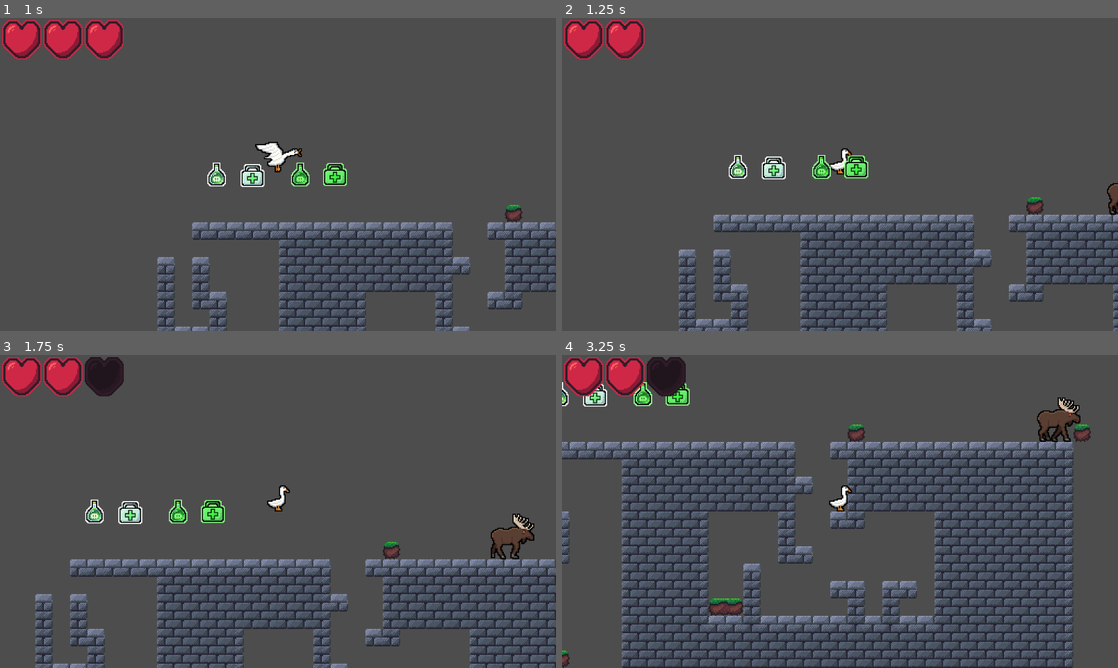
Above: before the commit, frames 1-4 (two rows, left to right).
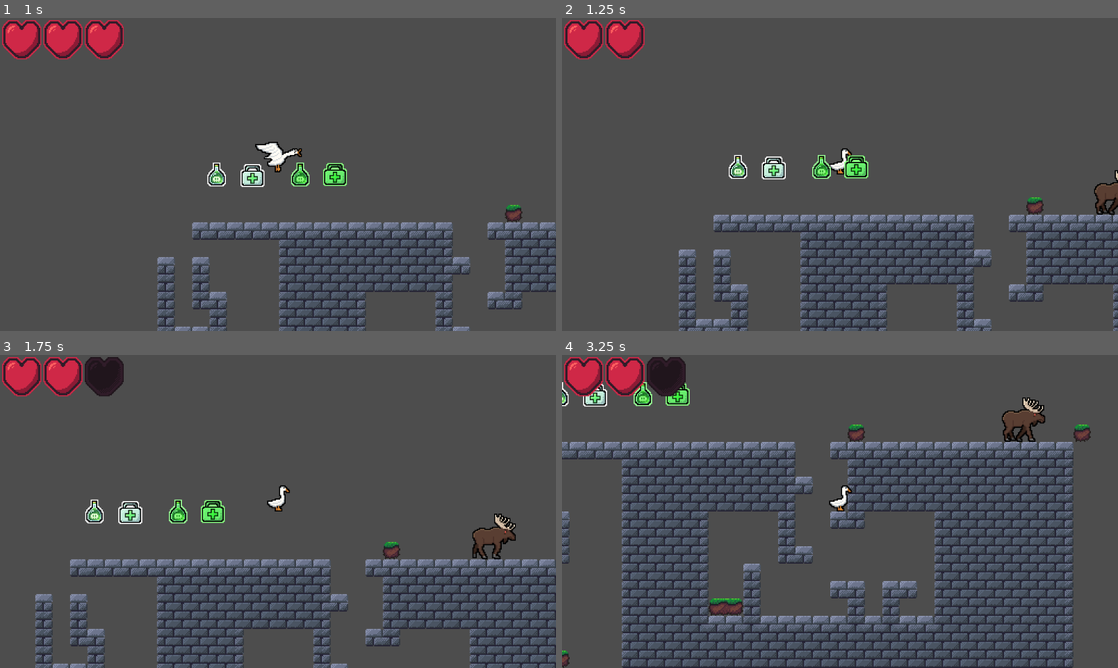
Above: after the commit, the same moments.

Repository: MrAwesomeOwl/geese-vs-meese
Game: Godot game, scene res://main.tscn
The game is run twice, just before and just after one commit, with the same random seed, the same clock (stepped at 60 frames per second) and the same inputs.
Inputs (mouse positions are in pixels of both pictures, inside the frame that each line leads up to):
- Up to frame 1 (1 s): move the mouse to (400, 158) at 0.52 s; hold D (right) from 0.53 s (still down); click (400, 158) at 0.6 s; tap Space (jump) at 0.77 s
- Up to frame 2 (1.25 s): keep holding D (right)
- Up to frame 3 (1.75 s): keep holding D (right); move the mouse to (166, 527) at 1.27 s; click (166, 527) at 1.35 s; tap Space (jump) at 1.52 s
- Up to frame 4 (3.25 s): move the mouse to (895, 442) at 2.02 s; release D (right) at 2.03 s; hold A (left) 2.03-2.78 s; click (895, 442) at 2.1 s; move the mouse to (812, 574) at 2.77 s; hold D (right) from 2.78 s (still down); click (812, 574) at 2.85 s; tap Space (jump) at 3.02 s

Frame 1 is identical in both runs. In frame 2, 0.3% of the frame differs, in the area x 95-100%, y 48-63%; in frame 3, 0.9%; in frame 4, 1.3%, in the area x 79-94%, y 13-28%.

Commit message:
moose now damages player

Diff:
--- a/main.tscn
+++ b/main.tscn
@@ -7,9 +7,8 @@
 [ext_resource type="Script" path="res://scripts/nodes/healthStat.gd" id="3_64mmg"]
 [ext_resource type="Texture2D" uid="uid://bsrb4h20iifeo" path="res://textures/goose/animation_run.png" id="4_a8lam"]
 [ext_resource type="Texture2D" uid="uid://cuq3fyft80hyx" path="res://textures/goose/animation_attack.png" id="5_7e46l"]
-[ext_resource type="Texture2D" uid="uid://cncl36gid72xc" path="res://textures/moose/animation_walk.png" id="5_h6osa"]
 [ext_resource type="PackedScene" uid="uid://burtnq8qlhew0" path="res://scenes/gui.tscn" id="7_iq480"]
-[ext_resource type="Script" path="res://scripts/moose.gd" id="7_j0u7m"]
+[ext_resource type="PackedScene" uid="uid://nktlunqpq8sl" path="res://objects/moose.tscn" id="8_ibx4r"]
 [ext_resource type="Texture2D" uid="uid://cibth5qsv046q" path="res://textures/powerups/poison.png" id="9_imowt"]
 [ext_resource type="Texture2D" uid="uid://buun8bqysp1ga" path="res://textures/powerups/health.png" id="10_kwwqd"]
 [ext_resource type="Script" path="res://scripts/dingus.gd" id="10_qwwkp"]
@@ -426,87 +425,6 @@
 transitions = ["Start", "movement", SubResource("AnimationNodeStateMachineTransition_r2vsr"), "movement", "attack", SubResource("AnimationNodeStateMachineTransition_kp71p"), "attack", "movement", SubResource("AnimationNodeStateMachineTransition_1o0vd")]
 graph_offset = Vector2(-366, -98)
 
-[sub_resource type="AtlasTexture" id="AtlasTexture_p6pyp"]
-atlas = ExtResource("5_h6osa")
-region = Rect2(0, 0, 41, 44)
-
-[sub_resource type="AtlasTexture" id="AtlasTexture_6yua2"]
-atlas = ExtResource("5_h6osa")
-region = Rect2(42, 0, 41, 44)
-
-[sub_resource type="AtlasTexture" id="AtlasTexture_brtik"]
-atlas = ExtResource("5_h6osa")
-region = Rect2(84, 0, 41, 44)
-
-[sub_resource type="AtlasTexture" id="AtlasTexture_sphtr"]
-atlas = ExtResource("5_h6osa")
-region = Rect2(126, 0, 41, 44)
-
-[sub_resource type="AtlasTexture" id="AtlasTexture_715sh"]
-atlas = ExtResource("5_h6osa")
-region = Rect2(168, 0, 41, 44)
-
-[sub_resource type="AtlasTexture" id="AtlasTexture_ih28d"]
-atlas = ExtResource("5_h6osa")
-region = Rect2(210, 0, 41, 44)
-
-[sub_resource type="AtlasTexture" id="AtlasTexture_7i614"]
-atlas = ExtResource("5_h6osa")
-region = Rect2(252, 0, 41, 44)
-
-[sub_resource type="AtlasTexture" id="AtlasTexture_0bjog"]
-atlas = ExtResource("5_h6osa")
-region = Rect2(294, 0, 41, 44)
-
-[sub_resource type="AtlasTexture" id="AtlasTexture_8n765"]
-atlas = ExtResource("5_h6osa")
-region = Rect2(336, 0, 41, 44)
-
-[sub_resource type="AtlasTexture" id="AtlasTexture_rfh5g"]
-atlas = ExtResource("5_h6osa")
-region = Rect2(378, 0, 41, 44)
-
-[sub_resource type="SpriteFrames" id="SpriteFrames_ia26s"]
-animations = [{
-"frames": [{
-"duration": 1.0,
-"texture": SubResource("AtlasTexture_p6pyp")
-}, {
-"duration": 1.0,
-"texture": SubResource("AtlasTexture_6yua2")
-}, {
-"duration": 1.0,
-"texture": SubResource("AtlasTexture_brtik")
-}, {
-"duration": 1.0,
-"texture": SubResource("AtlasTexture_sphtr")
-}, {
-"duration": 1.0,
-"texture": SubResource("AtlasTexture_715sh")
-}, {
-"duration": 1.0,
-"texture": SubResource("AtlasTexture_ih28d")
-}, {
-"duration": 1.0,
-"texture": SubResource("AtlasTexture_7i614")
-}, {
-"duration": 1.0,
-"texture": SubResource("AtlasTexture_0bjog")
-}, {
-"duration": 1.0,
-"texture": SubResource("AtlasTexture_8n765")
-}, {
-"duration": 1.0,
-"texture": SubResource("AtlasTexture_rfh5g")
-}],
-"loop": true,
-"name": &"walk",
-"speed": 15.0
-}]
-
-[sub_resource type="RectangleShape2D" id="RectangleShape2D_5rbk5"]
-size = Vector2(28, 30)
-
 [sub_resource type="RectangleShape2D" id="RectangleShape2D_lfyi2"]
 
 [sub_resource type="RectangleShape2D" id="RectangleShape2D_suiov"]
@@ -535,6 +453,7 @@
 
 [node name="Health" type="Node" parent="Player"]
 script = ExtResource("3_64mmg")
+invulnerability_time = 1.0
 
 [node name="Visuals" type="Node2D" parent="Player"]
 
@@ -557,29 +476,9 @@
 tree_root = SubResource("AnimationNodeStateMachine_abp8s")
 anim_player = NodePath("../AnimationPlayer")
 
-[node name="Moose" type="CharacterBody2D" parent="."]
+[node name="Moose" parent="." instance=ExtResource("8_ibx4r")]
 position = Vector2(836, -512)
-collision_layer = 4
-script = ExtResource("7_j0u7m")
-SPEED = 50
-START_DIRECTION = -1
-metadata/_edit_group_ = true
-
-[node name="Health" type="Node" parent="Moose"]
-script = ExtResource("3_64mmg")
-
-[node name="Visuals" type="Node2D" parent="Moose"]
-
-[node name="Animations" type="AnimatedSprite2D" parent="Moose/Visuals"]
-position = Vector2(3.5, -22)
-sprite_frames = SubResource("SpriteFrames_ia26s")
-animation = &"walk"
-autoplay = "walk"
-frame_progress = 0.67344
-
-[node name="CollisionShape2D" type="CollisionShape2D" parent="Moose"]
-position = Vector2(-2, -15)
-shape = SubResource("RectangleShape2D_5rbk5")
+DAMAGE = 2
 
 [node name="CanvasLayer" parent="." instance=ExtResource("7_iq480")]
 visible = false
--- a/objects/moose.tscn
+++ b/objects/moose.tscn
@@ -82,11 +82,11 @@
 "speed": 15.0
 }]
 
+[sub_resource type="RectangleShape2D" id="RectangleShape2D_c0cqg"]
+size = Vector2(20, 26)
+
 [sub_resource type="RectangleShape2D" id="RectangleShape2D_5rbk5"]
 size = Vector2(28, 30)
-
-[sub_resource type="RectangleShape2D" id="RectangleShape2D_c0cqg"]
-size = Vector2(20, 26)
 
 [node name="Moose" type="CharacterBody2D"]
 texture_filter = 1
@@ -99,27 +99,28 @@
 [node name="Health" type="Node" parent="."]
 script = ExtResource("2_rjkso")
 
-[node name="Visuals" type="Node2D" parent="."]
+[node name="Body" type="Node2D" parent="."]
 
-[node name="Animations" type="AnimatedSprite2D" parent="Visuals"]
+[node name="Animations" type="AnimatedSprite2D" parent="Body"]
 position = Vector2(3.5, -22)
 sprite_frames = SubResource("SpriteFrames_ia26s")
 animation = &"walk"
 autoplay = "walk"
 frame_progress = 0.67344
 
+[node name="DamageHitbox" type="Area2D" parent="Body"]
+position = Vector2(2, -10)
+collision_layer = 2
+collision_mask = 2
+monitorable = false
+
+[node name="CollisionShape2D" type="CollisionShape2D" parent="Body/DamageHitbox"]
+position = Vector2(0, -3)
+shape = SubResource("RectangleShape2D_c0cqg")
+debug_color = Color(0.993401, 0, 0.238143, 0.42)
+
 [node name="CollisionShape2D" type="CollisionShape2D" parent="."]
 position = Vector2(-2, -15)
 shape = SubResource("RectangleShape2D_5rbk5")
 
-[node name="DamageHitbox" type="Area2D" parent="."]
-position = Vector2(2, -10)
-collision_layer = 0
-collision_mask = 2
-
-[node name="CollisionShape2D" type="CollisionShape2D" parent="DamageHitbox"]
-position = Vector2(0, -3)
-shape = SubResource("RectangleShape2D_c0cqg")
-debug_color = Color(0.993401, 0, 0.238143, 0.42)
-
-[connection signal="body_entered" from="DamageHitbox" to="." method="_on_damage_hitbox_body_entered"]
+[connection signal="body_entered" from="Body/DamageHitbox" to="." method="_on_damage_hitbox_body_entered"]
--- a/scripts/moose.gd
+++ b/scripts/moose.gd
@@ -1,7 +1,7 @@
 extends CharacterBody2D
 
 ## how fast the moose should move
-@export var SPEED = 100.0;
+@export var SPEED = 40.0;
 
 ## how much damage to deal to the player when hitting them
 @export var DAMAGE = 1;
@@ -18,7 +18,6 @@
 		velocity += get_gravity() * delta
 
 	# if moose is touching a wall, flip its move direction
-	print(is_on_wall())
 	if is_on_wall():
 		direction *= -1
 
@@ -26,11 +25,11 @@
 	velocity.x = direction * SPEED
 
 	# make moose face the correct direction
-	$Visuals.scale.x = direction
+	$Body.scale.x = direction
 
 	move_and_slide()
 
 # runs whenever the damage hitbox touches something
 func _on_damage_hitbox_body_entered(body: Node2D) -> void:
 	if body.is_in_group("player"):
-		body.get_node("Health").current -= 1
+		body.get_node("Health").damage(DAMAGE)
--- a/scripts/nodes/healthStat.gd
+++ b/scripts/nodes/healthStat.gd
@@ -5,13 +5,27 @@
 signal on_current_changed(new_health: float, old_health: float)
 signal on_max_changed(new_max_health: float, old_max_health: float)
 
+## maximum health
 @export var maximum = 3.0:
 	set(new):
 		maximum = new
 		current = min(current,maximum)
 		on_max_changed.emit(new,max)
 
+## current health
 @export var current = 3.0:
 	set(new):
 		current = new
 		on_current_changed.emit(new,current)
+
+## how many seconds to be invulnerable for after taking damage
+@export var invulnerability_time = 0.0
+
+## unit: msec
+var last_damaged_at = -INF
+
+func damage(amount: float):
+	# if it has been long enough since the last damage that you are no longer invulnerable
+	if Time.get_ticks_msec() - last_damaged_at > invulnerability_time:
+		current = clampf(current - amount,0,INF)
+		last_damaged_at = Time.get_ticks_msec()
Not shown: 1 places in main.tscn that only renumber resources
